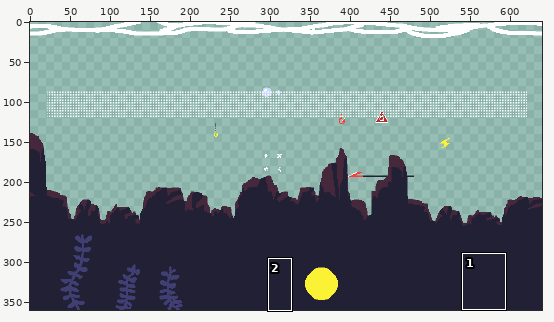
Two versions of one pixel-art file, Assets/Resources/all.aseprite. The first picture is a wide view before the edit; the outline marks the close-up.
Close-up. Earlier state:
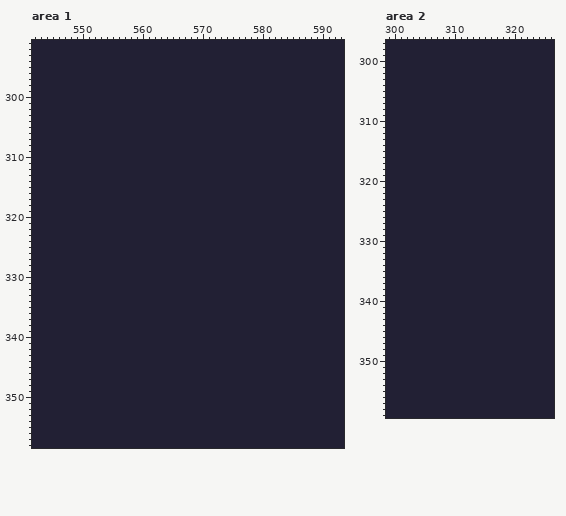
640x360 pixels, 1 frame. Shown: area 1: x 542..593, y 291..358; area 2: x 299..326, y 297..359. The commit also changed other parts of the picture, which this record leaves out.
The same view after the edit:
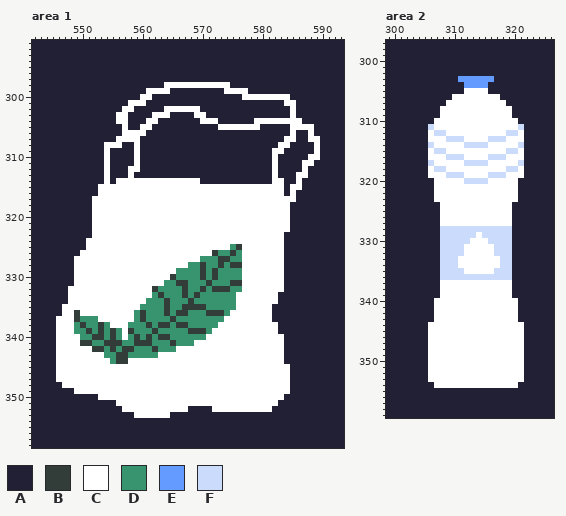
Palette (. is transparent): A #222034  B #323c39  C #ffffff  D #37946e  E #639bff  F #cbdbfc
Edits made:
layer "trash5" added
Changed rows in their new state; - is an unchanged pixel.
Area 1, layer "trash5":
first column x 546:
298 ------------------CCCCCCCCCCC---------------
299 ---------------CCCC---------CCCC------------
300 --------------CC---------------CCCCCCCC-----
301 ------------CCC-----------------------CC----
302 -----------CC-----CCCCCC---------------C----
303 ----------CC----CCC----CC--------------C----
304 ----------CC---CC-------CCC------CCCCCCCC---
305 -----------C--CC-----------CCCCCCC-----CCCC-
306 -----------CCCC------------------------C--C-
307 ----------CCCC------------------------CC--CC
308 --------CCC--C-----------------------CC----C
309 --------C----C----------------------CC-----C
310 --------C----C----------------------C-----CC
311 --------C----C----------------------C----CC-
312 --------C---CC----------------------C----C--
313 --------C---C-----------------------C---CC--
314 --------C-CCCCCCCCCCCCCC------------CC--C---
315 -------CCCCCCCCCCCCCCCCCCCCCCCCCCCCCCC-CC---
316 -------CCCCCCCCCCCCCCCCCCCCCCCCCCCCCCC-C----
317 ------CCCCCCCCCCCCCCCCCCCCCCCCCCCCCCCCCC----
318 ------CCCCCCCCCCCCCCCCCCCCCCCCCCCCCCCCC-----
319 ------CCCCCCCCCCCCCCCCCCCCCCCCCCCCCCCCC-----
320 ------CCCCCCCCCCCCCCCCCCCCCCCCCCCCCCCCC-----
321 ------CCCCCCCCCCCCCCCCCCCCCCCCCCCCCCCCC-----
322 ------CCCCCCCCCCCCCCCCCCCCCCCCCCCCCCCCC-----
323 ------CCCCCCCCCCCCCCCCCCCCCCCCCCCCCCCC------
324 -----CCCCCCCCCCCCCCCCCCCCCCCCCCCCCCCCC------
325 -----CCCCCCCCCCCCCCCCCCCCCCCCDBCCCCCCC------
326 ----CCCCCCCCCCCCCCCCCCCCCCBDDBDCCCCCCC------
327 ---CCCCCCCCCCCCCCCCCCCCCDDDBBDDCCCCCCC------
328 ---CCCCCCCCCCCCCCCCCCCDDBDDBDBBCCCCCCC------
329 ---CCCCCCCCCCCCCCCCCDDDDBDBDDDDCCCCCCC------
330 ---CCCCCCCCCCCCCCCCBDDDDBDBDDDDCCCCCCC------
331 ---CCCCCCCCCCCCCCCDDBBDDDBDDDBBCCCCCCC------
332 --CCCCCCCCCCCCCCBDDDDBDDBDBBBDDCCCCCCC------
333 --CCCCCCCCCCCCCCDBDDDBDBDDDDDDCCCCCCC-------
334 --CCCCCCCCCCCCCDDDBDDDBDDDDDDDCCCCCCC-------
335 -CCCCCCCCCCCCCDDDDBDDBBBBDDDDDCCCCCC--------
336 -CCBCCCCCCCCCDBDDDBDBBDDDBBBDCCCCCCC--------
337 CCCBDDDCCCCCCDBDDDDBDDDDDDDDCCCCCCCC--------
338 CCCDBDDBDCCCDDDBDBBDBBDDDDDCCCCCCCCCC-------
339 CCCDDBDBDBDCBDDDBDDDDDBBBDCCCCCCCCCCC-------
340 CCCCDDBBDBDCDBDBDBBDDDDDDCCCCCCCCCCCCC------
341 CCCCBBDDBBBDDBBBDDDBDDDCCCCCCCCCCCCCCC------
342 CCCCCCBBDBDBBDDDBDDDCCCCCCCCCCCCCCCCCC------
343 CCCCCCCCDDBBDDDDDCCCCCCCCCCCCCCCCCCCCC------
344 CCCCCCCCCDBBCCCCCCCCCCCCCCCCCCCCCCCCCC------
345 CCCCCCCCCCCCCCCCCCCCCCCCCCCCCCCCCCCCCCC-----
346 CCCCCCCCCCCCCCCCCCCCCCCCCCCCCCCCCCCCCCC-----
347 CCCCCCCCCCCCCCCCCCCCCCCCCCCCCCCCCCCCCCC-----
348 -CCCCCCCCCCCCCCCCCCCCCCCCCCCCCCCCCCCCCC-----
349 ---CCCCCCCCCCCCCCCCCCCCCCCCCCCCCCCCCCCC-----
350 -------CCCCCCCCCCCCCCCCCCCCCCCCCCCCCCC------
351 ----------CCCCCCCCCCCCCCCCCCCCCCCCCCC-------
352 -----------CCCCCCCCCCC----CCCCCCCCCC--------
353 -------------CCCCCC-------------------------
Area 2, layer "trash1":
first column x 306:
303 -----EEEEEE-----
304 ------EEEE------
305 ------CCCC------
306 ----CCCCCCCC----
307 ---CCCCCCCCCC---
308 --CCCCCCCCCCCC--
309 --CCCCCCCCCCCC--
310 -CCCCCCCCCCCCCC-
311 FCCCCCCCCCCCCCCF
312 CFFCCCCCCCCCCFFC
313 CCCFFFCCCCFFFCCC
314 FCCCCCFFFFCCCCCF
315 CFFCCCCCCCCCCFFC
316 CCCFFFCCCCFFFCCC
317 FCCCCCFFFFCCCCCF
318 CFFCCCCCCCCCCFFC
319 CCCFFFCCCCFFFCCC
320 -CCCCCFFFFCCCCC-
321 -CCCCCCCCCCCCCC-
322 -CCCCCCCCCCCCCC-
323 -CCCCCCCCCCCCCC-
324 --CCCCCCCCCCCC--
325 --CCCCCCCCCCCC--
326 --CCCCCCCCCCCC--
327 --CCCCCCCCCCCC--
328 --FFFFFFFFFFFF--
329 --FFFFFFCFFFFF--
330 --FFFFFCCCFFFF--
331 --FFFFCCCCCFFF--
332 --FFFFCCCCCFFF--
333 --FFFCCCCCCCFF--
334 --FFFCCCCCCCFF--
335 --FFFFCCCCCFFF--
336 --FFFFFFFFFFFF--
337 --CCCCCCCCCCCC--
338 --CCCCCCCCCCCC--
339 --CCCCCCCCCCCC--
340 -CCCCCCCCCCCCCC-
341 -CCCCCCCCCCCCCC-
342 -CCCCCCCCCCCCCC-
343 -CCCCCCCCCCCCCC-
344 CCCCCCCCCCCCCCCC
345 CCCCCCCCCCCCCCCC
346 CCCCCCCCCCCCCCCC
347 CCCCCCCCCCCCCCCC
348 CCCCCCCCCCCCCCCC
349 CCCCCCCCCCCCCCCC
350 CCCCCCCCCCCCCCCC
351 CCCCCCCCCCCCCCCC
352 CCCCCCCCCCCCCCCC
353 CCCCCCCCCCCCCCCC
354 -CCCCCCCCCCCCCC-
